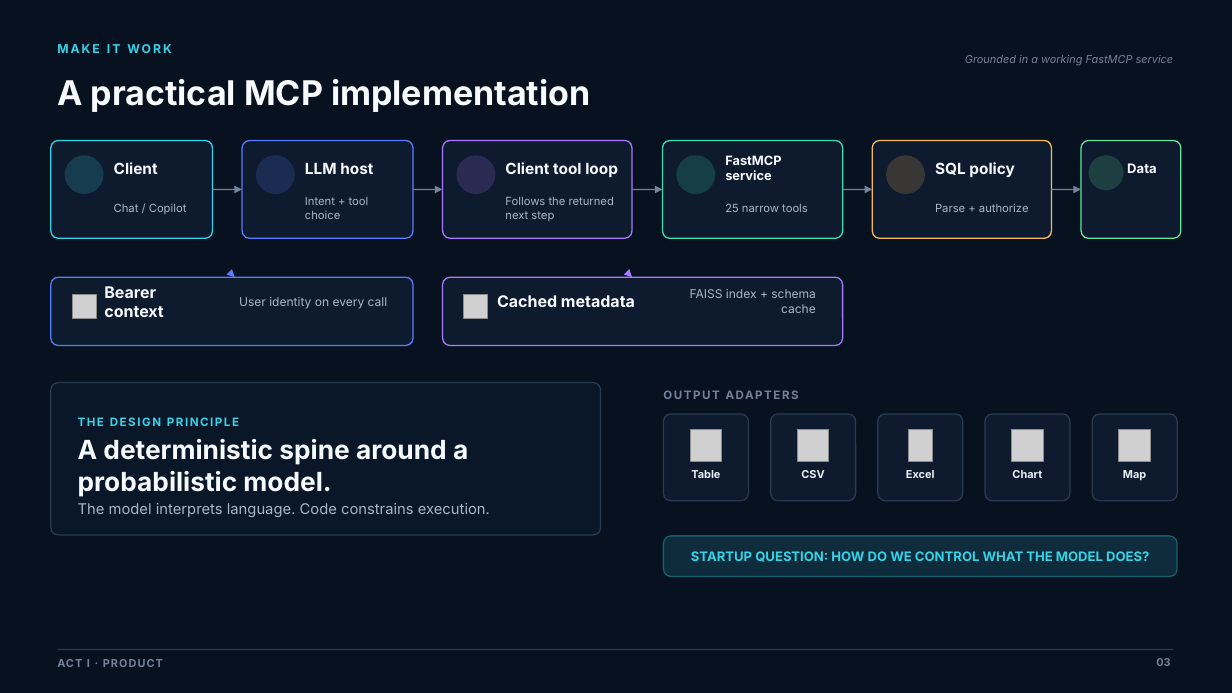
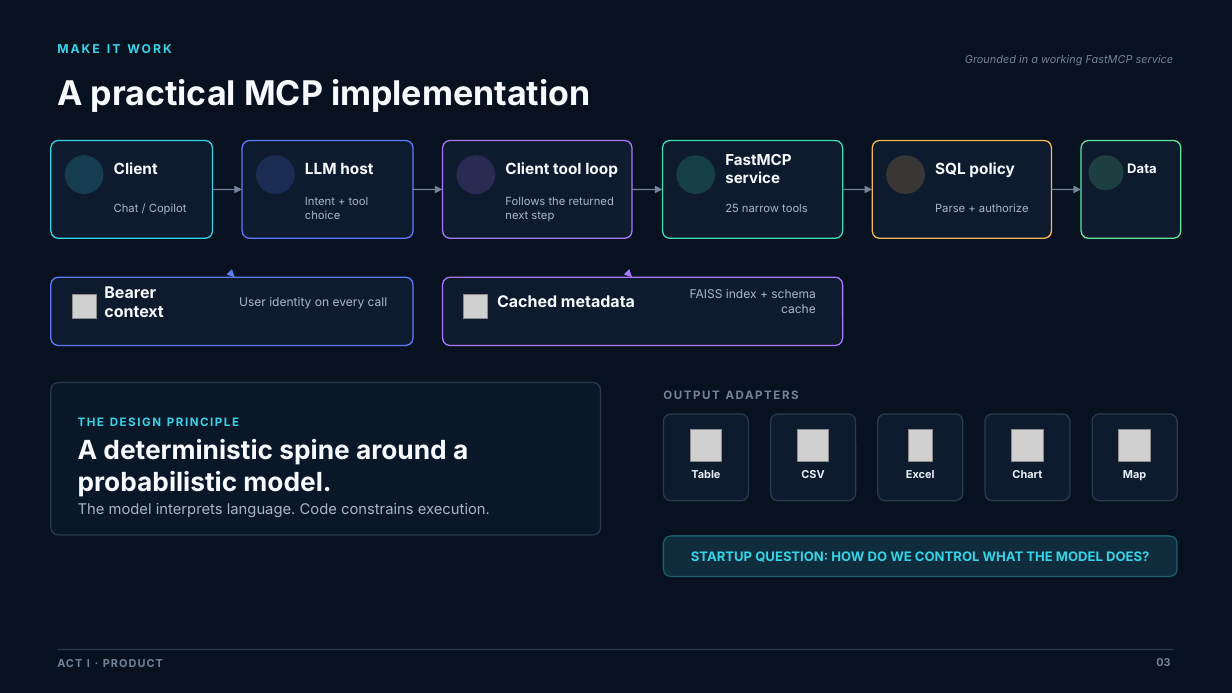
Before and after one commit to kolygri/kolygri.github.io, a slide deck: slide 3 of presentations/Beyond_the_Demo_Trusted_AI_Agents_MCP_AI_Expo_2026.pptx. Drawn at 1232x693 pixels with LibreOffice and Linux fonts; fonts in the diff are those of the drawing; grey boxes stand for pictures; background and template pictures are left out. Boxes give left, top, right and bottom in pixels: in the first picture for what was removed or moved away, otherwise in the second. Text is boxed around its words. In the diff, an @@ line names an element or a change of style, - is before the commit and + after.

Commit message:
Update presentation to latest version

```diff
--- a/presentations/Beyond_the_Demo_Trusted_AI_Agents_MCP_AI_Expo_2026.pptx
+++ b/presentations/Beyond_the_Demo_Trusted_AI_Agents_MCP_AI_Expo_2026.pptx
@@ text "FastMCP service" at box(725, 154, 791, 183): size 10 to 11.8 pt @@
```
Also in this commit, not shown: 1 slide added, 1 slide removed, 1 other file.
